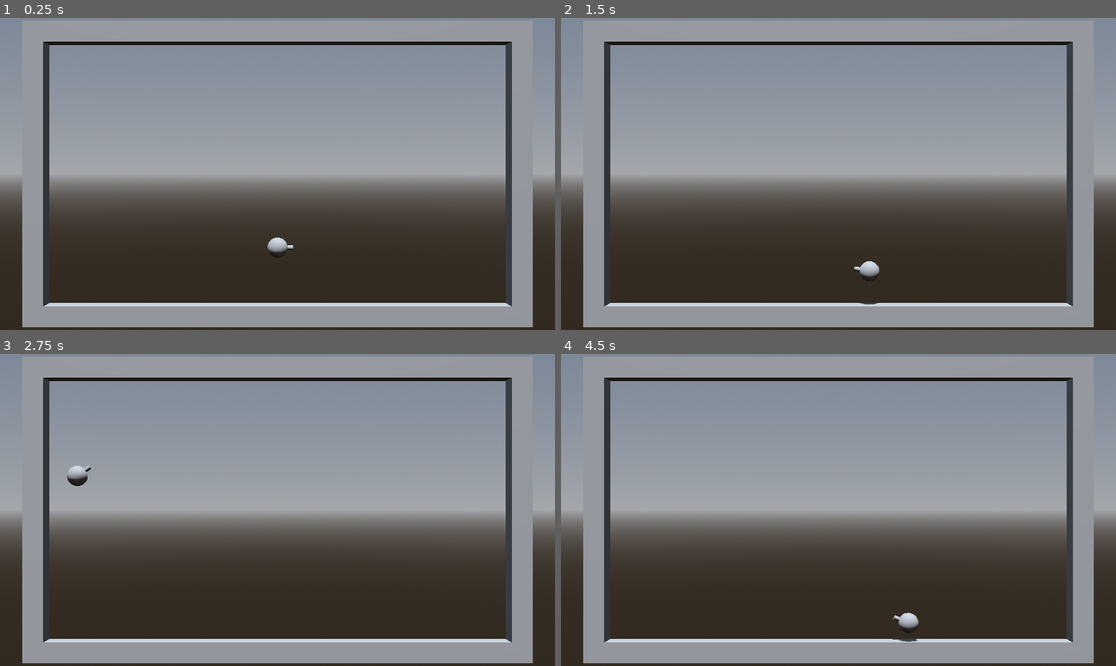
Above: before the commit, frames 1-4 (two rows, left to right).
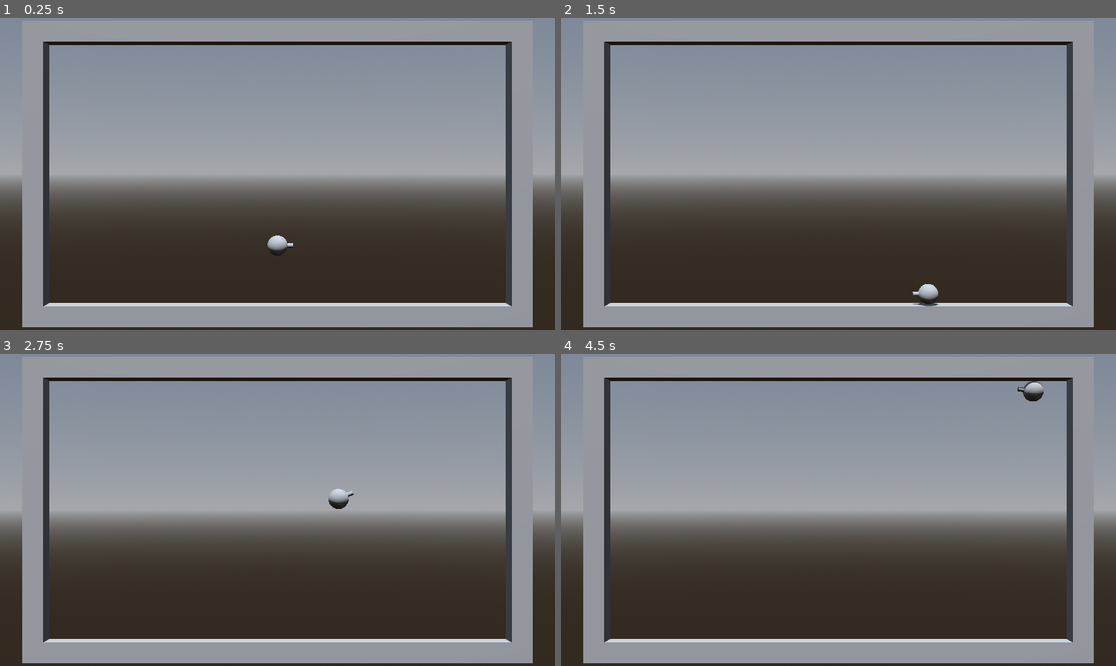
Above: after the commit, the same moments.

Repository: vipsbpig/BallonBird
Game: Godot game, scene res://Scenes/Game.tscn
The game is run twice, just before and just after one commit, with the same random seed, the same clock (stepped at 60 frames per second) and the same inputs.
Inputs (mouse positions are in pixels of both pictures, inside the frame that each line leads up to):
- Up to frame 1 (0.25 s): no input
- Up to frame 2 (1.5 s): tap Enter (ui_accept) at 0.5 s; move the mouse to (960, 158) at 0.52 s; hold D (move_right) 0.53-1.28 s; tap Space (jump) at 0.6, 0.77, 1.07 s; click (960, 158) at 0.67 s; move the mouse to (727, 189) at 1.27 s; hold S from 1.28 s (still down); tap F at 1.35 s
- Up to frame 3 (2.75 s): tap Space (jump) at 1.52, 1.55, 1.82, 2.1 s; move the mouse to (333, 441) at 2.02 s; release S at 2.03 s; hold D (move_right) from 2.03 s (still down)
- Up to frame 4 (4.5 s): move the mouse to (810, 572) at 2.77 s; release D (move_right) at 2.78 s; hold W 2.78-3.53 s; tap F at 2.85, 4.35 s; click (810, 572) at 2.92 s; tap Space (jump) at 3.02, 3.05, 3.32, 3.6, 3.77, 4.07 s; move the mouse to (1005, 556) at 3.52 s; hold A (move_left) from 3.53 s (still down); move the mouse to (672, 463) at 4.27 s

The runs differ from the first frame. In frame 1, 0.1% of the frame differs, in the area x 48-53%, y 69-77%; in frame 2, 0.4%; in frame 3, 0.3%; in frame 4, 0.4%, in the area x 59-87%, y 8-93%.

Commit message:
update speed parameters & add physics material bounce

Diff:
--- a/Ballons/Mock/MockBallon.tscn
+++ b/Ballons/Mock/MockBallon.tscn
@@ -1,6 +1,9 @@
-[gd_scene load_steps=6 format=3 uid="uid://d8820thlxuqb"]
+[gd_scene load_steps=7 format=3 uid="uid://d8820thlxuqb"]
 
 [ext_resource type="Script" path="res://Scripts/input_behaviour.gd" id="1_3mcgo"]
+
+[sub_resource type="PhysicsMaterial" id="PhysicsMaterial_00qlv"]
+bounce = 0.6
 
 [sub_resource type="SphereMesh" id="SphereMesh_h1bja"]
 
@@ -15,6 +18,7 @@
 axis_lock_angular_x = true
 axis_lock_angular_y = true
 mass = 0.2
+physics_material_override = SubResource("PhysicsMaterial_00qlv")
 
 [node name="MeshInstance3D" type="MeshInstance3D" parent="."]
 mesh = SubResource("SphereMesh_h1bja")
@@ -33,5 +37,5 @@
 [node name="InputBehaviour" type="Node" parent="." node_paths=PackedStringArray("rigidBody")]
 script = ExtResource("1_3mcgo")
 rigidBody = NodePath("..")
-moveSpeed = 720.0
-jumpForce = 200.0
+moveSpeed = 180.0
+jumpForce = 40.0
--- a/Scenes/Game.tscn
+++ b/Scenes/Game.tscn
@@ -44,3 +44,5 @@
 
 [node name="Ballon" parent="." instance=ExtResource("6_0vunb")]
 transform = Transform3D(1, 0, 0, 0, 1, 0, 0, 0, 1, 0, 3.42185, 0)
+gravity_scale = 0.0
+constant_force = Vector3(0, 0.1, 0)
